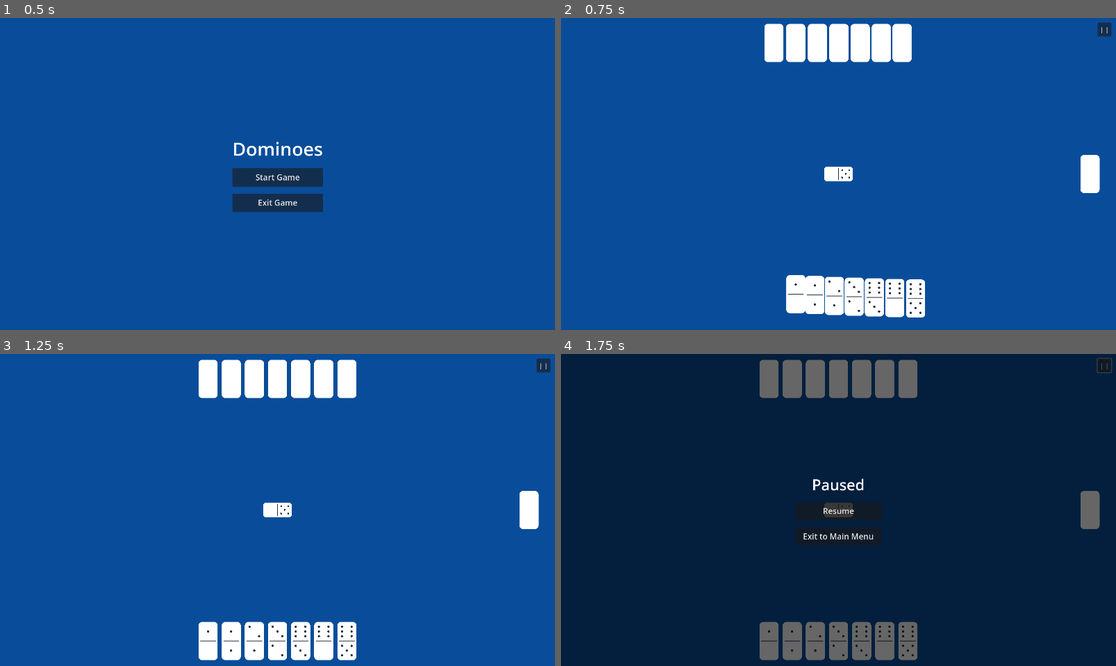
Above: before the commit, frames 1-4 (two rows, left to right).
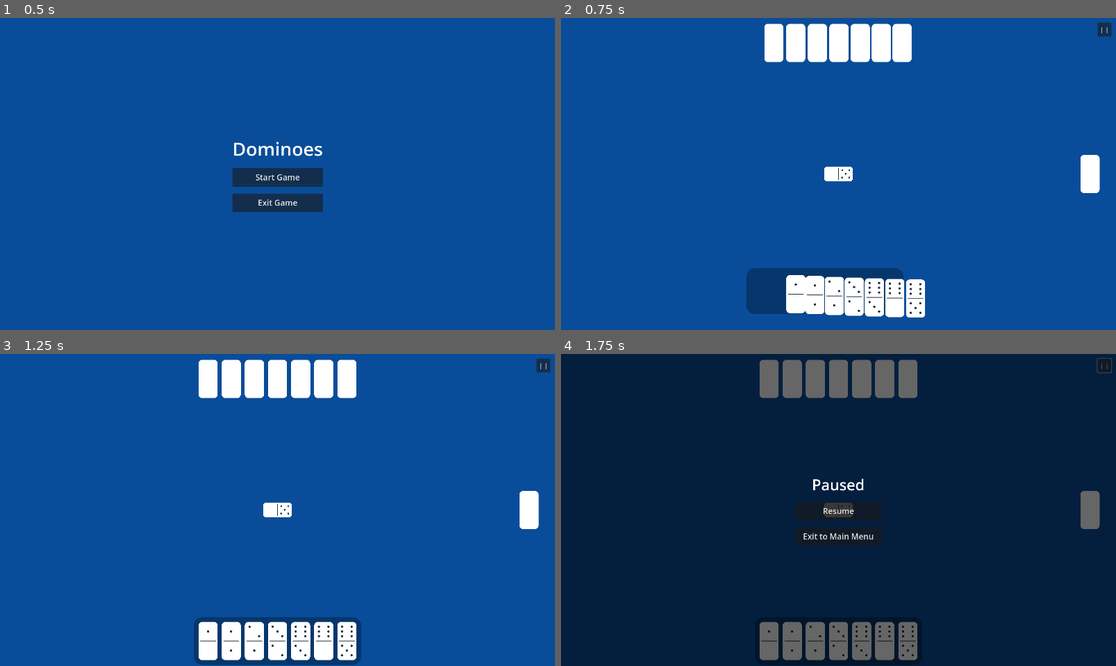
Above: after the commit, the same moments.

Repository: lenny015/capstone-game
Game: Godot game, scene res://scenes/main_menu.tscn
The game is run twice, just before and just after one commit, with the same random seed, the same clock (stepped at 60 frames per second) and the same inputs.
Inputs:
- Up to frame 1 (0.5 s): no input
- Up to frame 2 (0.75 s): click "Start Game" at 0.5 s
- Up to frame 3 (1.25 s): no input
- Up to frame 4 (1.75 s): click "| |" at 1.25 s

Frame 1 is identical in both runs. In frame 2, 1.7% of the frame differs, in the area x 33-62%, y 80-95%; in frame 3, 1.6%; in frame 4, less than 0.1%.

Commit message:
Add a background to player hand

Diff:
--- a/scenes/game_board.tscn
+++ b/scenes/game_board.tscn
@@ -6,12 +6,21 @@
 [ext_resource type="Script" uid="uid://c23hm0aciyhe4" path="res://scripts/pause_menu.gd" id="4_pausemenu"]
 [ext_resource type="Script" uid="uid://v4anbgaija0t" path="res://scripts/opponent_hand.gd" id="5_opphand"]
 
+[sub_resource type="StyleBoxFlat" id="StyleBoxFlat_cmh4g"]
+bg_color = Color(0, 0, 0, 0.3019608)
+corner_radius_top_left = 30
+corner_radius_top_right = 30
+corner_radius_bottom_right = 30
+corner_radius_bottom_left = 30
+
 [sub_resource type="RectangleShape2D" id="RectangleShape2D_0jtfi"]
 size = Vector2(245, 249.5)
 
 [node name="Game Board" type="Node2D"]
 
-[node name="ColorRect" type="ColorRect" parent="."]
+[node name="Background" type="ColorRect" parent="."]
+z_index = -3
+z_as_relative = false
 offset_left = -507.0
 offset_top = -491.0
 offset_right = 2551.0
@@ -29,7 +38,15 @@
 scale = Vector2(0.75, 0.75)
 
 [node name="PlayerHand" type="Node2D" parent="."]
+z_index = 1
 script = ExtResource("2_3wu0g")
+
+[node name="PlayerHandBackground" type="Panel" parent="PlayerHand"]
+z_index = -1
+z_as_relative = false
+offset_right = 40.0
+offset_bottom = 40.0
+theme_override_styles/panel = SubResource("StyleBoxFlat_cmh4g")
 
 [node name="OpponentHand" type="Node2D" parent="."]
 script = ExtResource("5_opphand")
--- a/scripts/player_hand.gd
+++ b/scripts/player_hand.gd
@@ -2,12 +2,15 @@
 
 const DOMINO_SCENE_PATH = "res://scenes/domino.tscn"
 const DOMINO_WIDTH = 80
+const BG_PADDING_X = 50
+const BG_HEIGHT = 165
 
 var player_hand = []
 var center_screen_x
 var hand_y_pos
 
 @onready var domino_manager = $"../DominoManager"
+@onready var hand_bg = $PlayerHandBackground
 
 func _ready():
 	center_screen_x = get_viewport().size.x / 2
@@ -50,6 +53,7 @@
 		var new_pos = Vector2(calc_domino_pos(i), hand_y_pos)
 		var domino = player_hand[i]
 		animate_card_to_position(domino, new_pos)
+	_update_background()
 
 func calc_domino_pos(index):
 	var total_width = (player_hand.size() -1) * DOMINO_WIDTH
@@ -60,3 +64,16 @@
 	var tween = get_tree().create_tween()
 	tween.tween_property(domino, "position", new_pos, 0.2)
 	tween.tween_callback(func(): domino_manager.store_original_position(domino))
+
+func _update_background():
+	if player_hand.is_empty():
+		hand_bg.visible = false
+		return
+	hand_bg.visible = true
+	var total_width = (player_hand.size() - 1) * DOMINO_WIDTH + BG_PADDING_X * 2
+	var bg_x = center_screen_x - total_width / 2.0
+	var bg_y = hand_y_pos - BG_HEIGHT / 2.0
+	var tween = get_tree().create_tween()
+	tween.set_parallel(true)
+	tween.tween_property(hand_bg, "size", Vector2(total_width, BG_HEIGHT), 0.2)
+	tween.tween_property(hand_bg, "position", Vector2(bg_x, bg_y), 0.2)
Not shown: 1 places in scenes/game_board.tscn that only renumber resources
